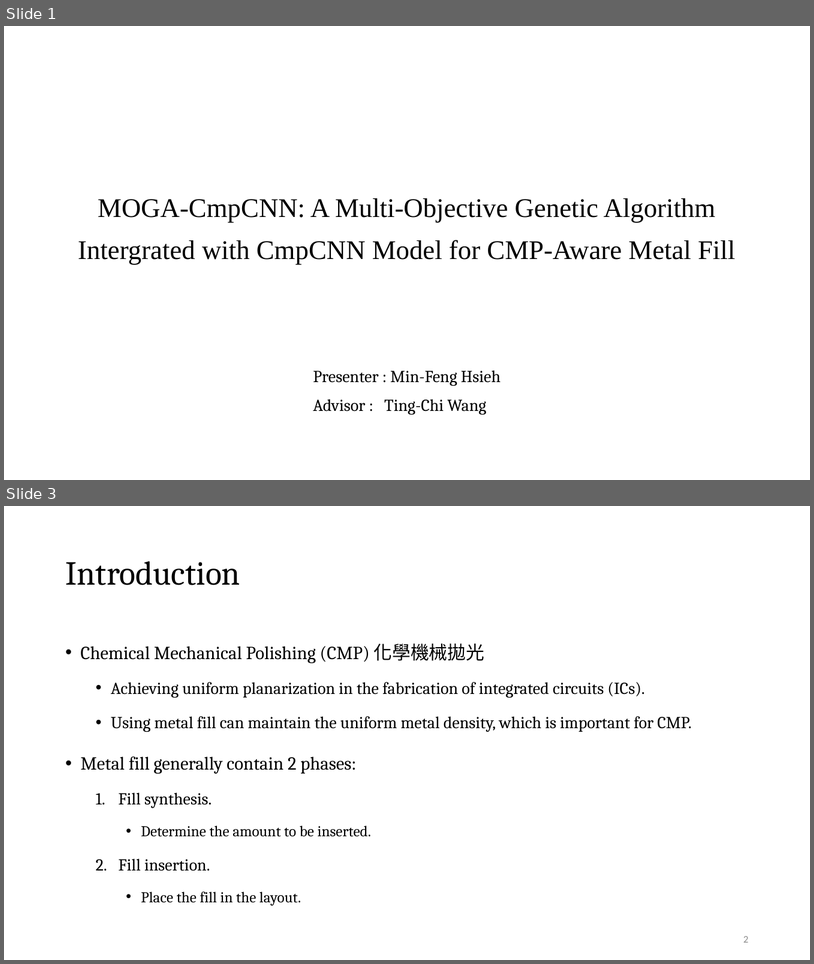
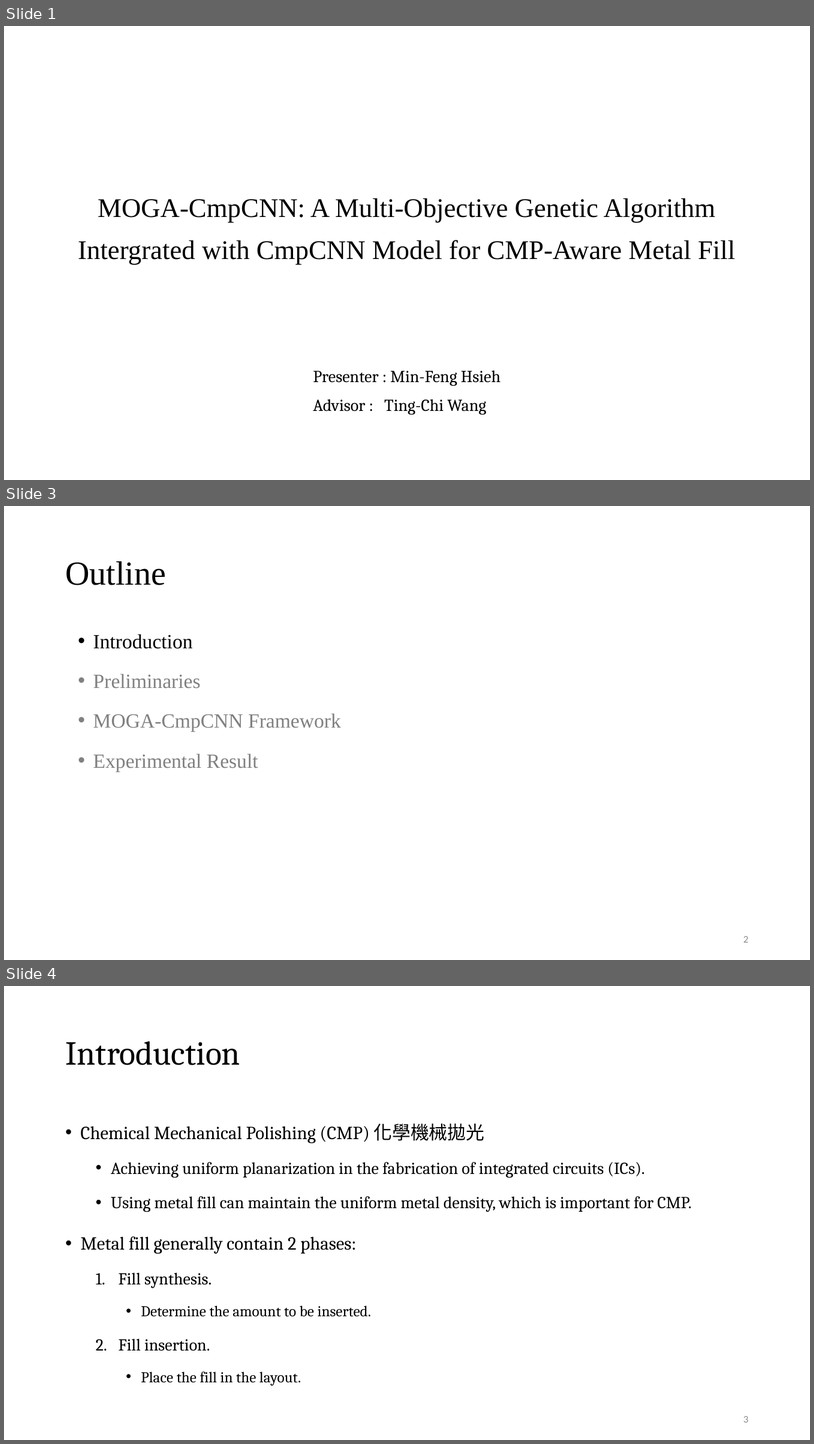
Before and after one commit to Pacific-Feng-Studuies/Studied-Papers, a slide deck: DAC2024/MOGA-CmpCNN/MOGA-CmpCNN A Multi-Objective Genetic Algorithm Intergrated with CmpCNN Model for CMP-Aware Metal Fill.pptx. Shown one above the other, each under a label of ours: slides 1 and 3 before the commit, slides 1, 3 and 4 after it; the slides between them are not shown. The pictures are 814x964 and 814x1444 pixels, drawn with LibreOffice and Linux fonts; fonts in the diff are those of the drawing. Boxes give left, top, right and bottom in pixels: in the first picture for what was removed or moved away, otherwise in the second. Text is boxed around its words. In the diff, an @@ line names an element or a change of style, - is before the commit and + after.

```diff
--- a/DAC2024/MOGA-CmpCNN/MOGA-CmpCNN A Multi-Objective Genetic Algorithm Intergrated with CmpCNN Model for CMP-Aware Metal Fill.pptx
+++ b/DAC2024/MOGA-CmpCNN/MOGA-CmpCNN A Multi-Objective Genetic Algorithm Intergrated with CmpCNN Model for CMP-Aware Metal Fill.pptx
@@ slide 3 added at <box>4,506,810,960</box>, background #FFFFFF @@
@@ title added at <box>65,561,166,585</box>, 40 pt, text #000000 @@
+Outline
@@ text added at <box>93,634,341,771</box>, 24 pt, text #808080 @@
+• Introduction
+• Preliminaries
+• MOGA-CmpCNN Framework
+• Experimental Result
@@ page number added at <box>744,936,749,942</box>, 12 pt, text #8C8C8C @@
+2
@@ what was slide 3 is now slide 4 @@
@@ page number at <box>744,1416,749,1422</box>: text changed @@
-2
+3
```
Also in this commit, not shown: 6 slides changed, 4 other slides added, 1 slide removed, 1 other file.
